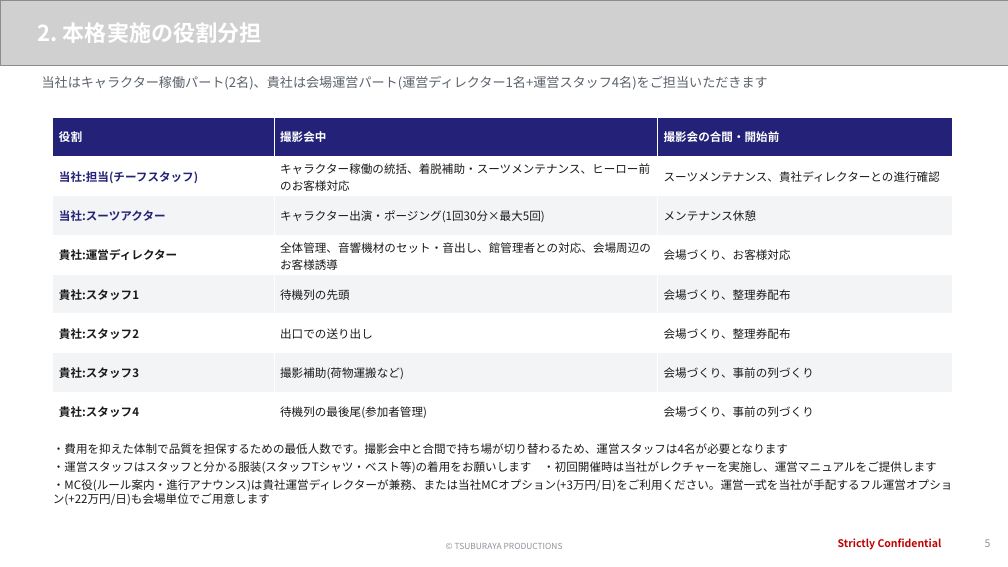
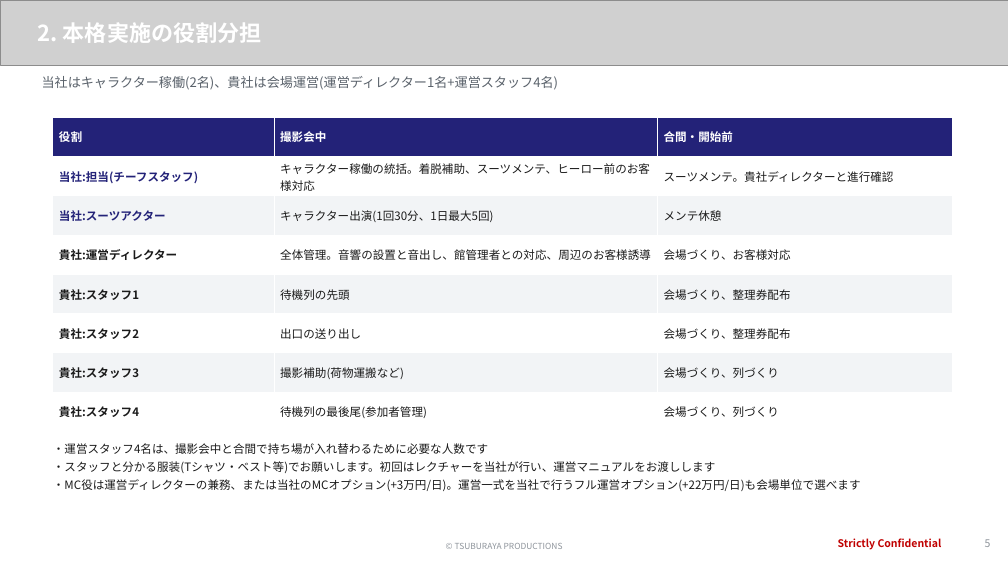
Before and after one commit to hayatoshintani-spe/kessho-lens, a slide deck: slide 5 of docs/proposals/softbank-ultraman-caravan/SB様提示用_1022ミーティング資料.pptx. Drawn at 1008x567 pixels with LibreOffice and Linux fonts; fonts in the diff are those of the drawing; grey boxes stand for pictures. Boxes give left, top, right and bottom in pixels: in the first picture for what was removed or moved away, otherwise in the second. Text is boxed around its words. In the diff, an @@ line names an element or a change of style, - is before the commit and + after.

```diff
--- a/docs/proposals/softbank-ultraman-caravan/SB様提示用_1022ミーティング資料.pptx
+++ b/docs/proposals/softbank-ultraman-caravan/SB様提示用_1022ミーティング資料.pptx
@@ text at (42,76,559,90): text changed @@
-当社はキャラクター稼働パート(2名)、貴社は会場運営パート(運営ディレクター1名+運営スタッフ4名)をご担当いただきます
+当社はキャラクター稼働(2名)、貴社は会場運営(運営ディレクター1名+運営スタッフ4名)
@@ table at (53,117,953,432) @@
-row 1, column 3: 撮影会の合間・開始前
+row 1, column 3: 合間・開始前
-row 2, column 2: キャラクター稼働の統括、着脱補助・スーツメンテナンス、ヒーロー前のお客様対応
+row 2, column 2: キャラクター稼働の統括。着脱補助、スーツメンテ、ヒーロー前のお客様対応
-row 2, column 3: スーツメンテナンス、貴社ディレクターとの進行確認
+row 2, column 3: スーツメンテ。貴社ディレクターと進行確認
-row 3, column 2: キャラクター出演・ポージング(1回30分×最大5回)
+row 3, column 2: キャラクター出演(1回30分、1日最大5回)
-row 3, column 3: メンテナンス休憩
+row 3, column 3: メンテ休憩
-row 4, column 2: 全体管理、音響機材のセット・音出し、館管理者との対応、会場周辺のお客様誘導
+row 4, column 2: 全体管理。音響の設置と音出し、館管理者との対応、周辺のお客様誘導
-row 6, column 2: 出口での送り出し
+row 6, column 2: 出口の送り出し
-row 7, column 3: 会場づくり、事前の列づくり
+row 7, column 3: 会場づくり、列づくり
-row 8, column 3: 会場づくり、事前の列づくり
+row 8, column 3: 会場づくり、列づくり
@@ text at (53,443,861,491): text changed @@
-・費用を抑えた体制で品質を担保するための最低人数です。撮影会中と合間で持ち場が切り替わるため、運営スタッフは4名が必要となります
-・運営スタッフはスタッフと分かる服装(スタッフTシャツ・ベスト等)の着用をお願いします ・初回開催時は当社がレクチャーを実施し、運営マニュアルをご提供します
-・MC役(ルール案内・進行アナウンス)は貴社運営ディレクターが兼務、または当社MCオプション(+3万円/日)をご利用ください。運営一式を当社が手配するフル運営オプション(+22万円/日)も会場単位でご用意します
+・運営スタッフ4名は、撮影会中と合間で持ち場が入れ替わるために必要な人数です
+・スタッフと分かる服装(Tシャツ・ベスト等)でお願いします。初回はレクチャーを当社が行い、運営マニュアルをお渡しします
+・MC役は運営ディレクターの兼務、または当社のMCオプション(+3万円/日)。運営一式を当社で行うフル運営オプション(+22万円/日)も会場単位で選べます
```
Also in this commit, not shown: 11 other slides changed, 5 other files.
